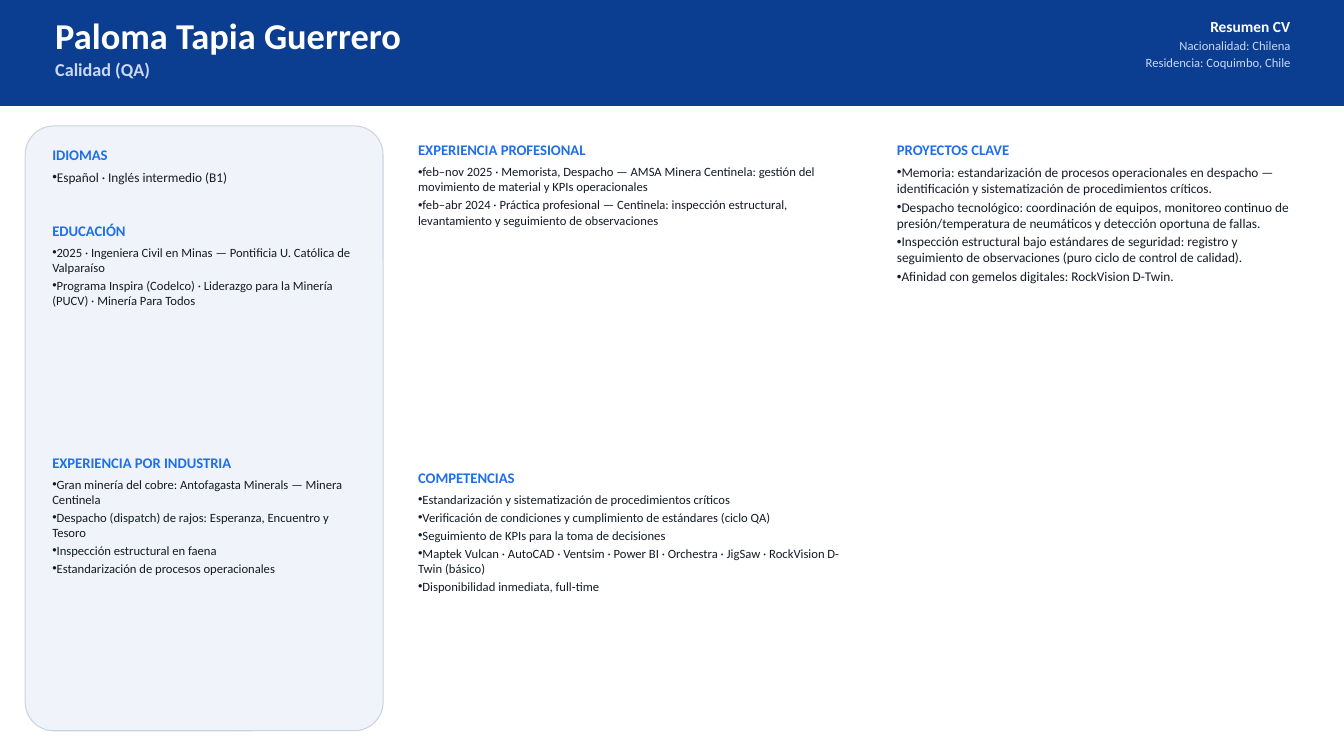
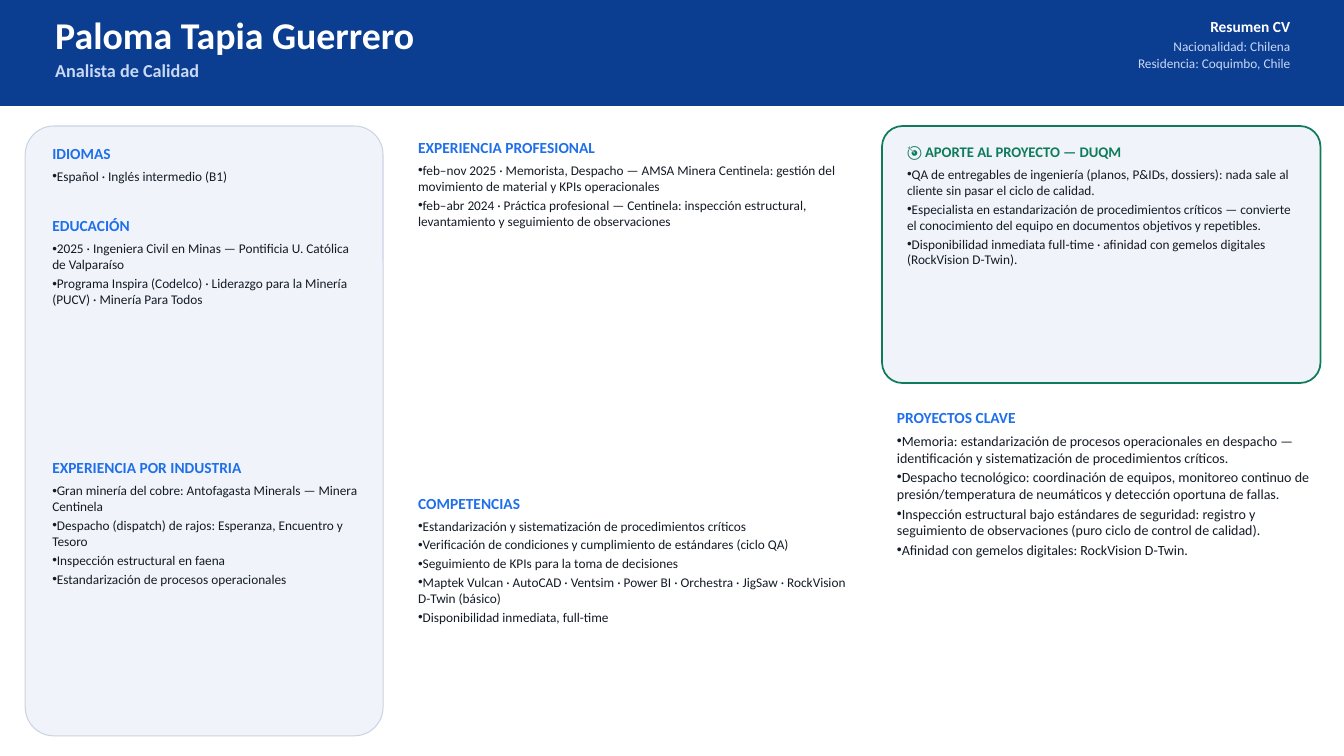
Before and after one commit to jjuri-socialmining/_DemoCustomerOps, a slide deck: slide 9 of web/og-b0d2f7a3-files/Sigma-Digital-Twins-Equipo-Duqm-ES.pptx. Drawn at 1344x756 pixels with LibreOffice and Linux fonts; fonts in the diff are those of the drawing. Boxes give left, top, right and bottom in pixels: in the first picture for what was removed or moved away, otherwise in the second. Text is boxed around its words. In the diff, an @@ line names an element or a change of style, - is before the commit and + after.

```diff
--- a/web/og-b0d2f7a3-files/Sigma-Digital-Twins-Equipo-Duqm-ES.pptx
+++ b/web/og-b0d2f7a3-files/Sigma-Digital-Twins-Equipo-Duqm-ES.pptx
@@ text at bbox=[55, 22, 414, 55]: size 26 to 27 pt in "Paloma Tapia Guerrero" @@
@@ text at bbox=[1138, 42, 1291, 70]: size 9 to 9.5 pt in "Nacionalidad: Chilena", "Residencia: Coquimbo, Chile" @@
@@ text at bbox=[55, 64, 199, 77]: text changed @@
-Calidad (QA)
+Analista de Calidad
@@ rounded rectangle: place and size @@
-rounded rectangle at bbox=[25, 126, 383, 731]
+rounded rectangle at bbox=[25, 126, 383, 736]
@@ text at bbox=[52, 149, 110, 159]: size 10.5 to 11 pt in "IDIOMAS" @@
@@ text "EXPERIENCIA PROFESIONAL" at bbox=[418, 143, 835, 229]: size 10.5 to 11 pt in "EXPERIENCIA PROFESIONAL"; size 9 to 9.5 pt @@
@@ rounded rectangle added at bbox=[882, 126, 1321, 383], fill #F0F4FA, outline #0E7C5A 1.25 pt @@
@@ text added at bbox=[907, 147, 1290, 266], 9.5 pt, text #141B26 @@
+🎯 APORTE AL PROYECTO — DUQM
+• QA de entregables de ingeniería (planos, P&IDs, dossiers): nada sale al cliente sin pasar el ciclo de calidad.
+• Especialista en estandarización de procedimientos críticos — convierte el conocimiento del equipo en documentos objetivos y repetibles.
+• Disponibilidad inmediata full-time · afinidad con gemelos digitales (RockVision D-Twin).
@@ text "EDUCACIÓN" at bbox=[52, 218, 349, 306]: size 10.5 to 11 pt in "EDUCACIÓN"; size 9 to 9.5 pt @@
@@ text "PROYECTOS CLAVE": place and size @@
-text "PROYECTOS CLAVE" at bbox=[897, 145, 1289, 284]
+text "PROYECTOS CLAVE" at bbox=[897, 413, 1309, 558]
@@ text "PROYECTOS CLAVE" at bbox=[897, 413, 1309, 558]: size 10.5 to 11 pt in "PROYECTOS CLAVE"; size 9.5 to 10 pt @@
@@ text "EXPERIENCIA POR INDUSTRIA" at bbox=[52, 463, 358, 586]: size 10.5 to 11 pt in "EXPERIENCIA POR INDUSTRIA"; size 9 to 9.5 pt in "Gran minería del cobre: Antofagasta Minerals — ...", "Despacho (dispatch) de rajos: Esperanza, Encuentro y ...", "Inspección estructural en faena", "Estandarización de procesos operacionales" @@
@@ text "COMPETENCIAS": place and size @@
-text "COMPETENCIAS" at bbox=[418, 473, 839, 593]
+text "COMPETENCIAS" at bbox=[418, 499, 845, 624]
@@ text "COMPETENCIAS" at bbox=[418, 499, 845, 624]: size 10.5 to 11 pt in "COMPETENCIAS"; size 9 to 9.5 pt @@
```
Also in this commit, not shown: 9 other slides changed, 1 slide added, 2 other files.
